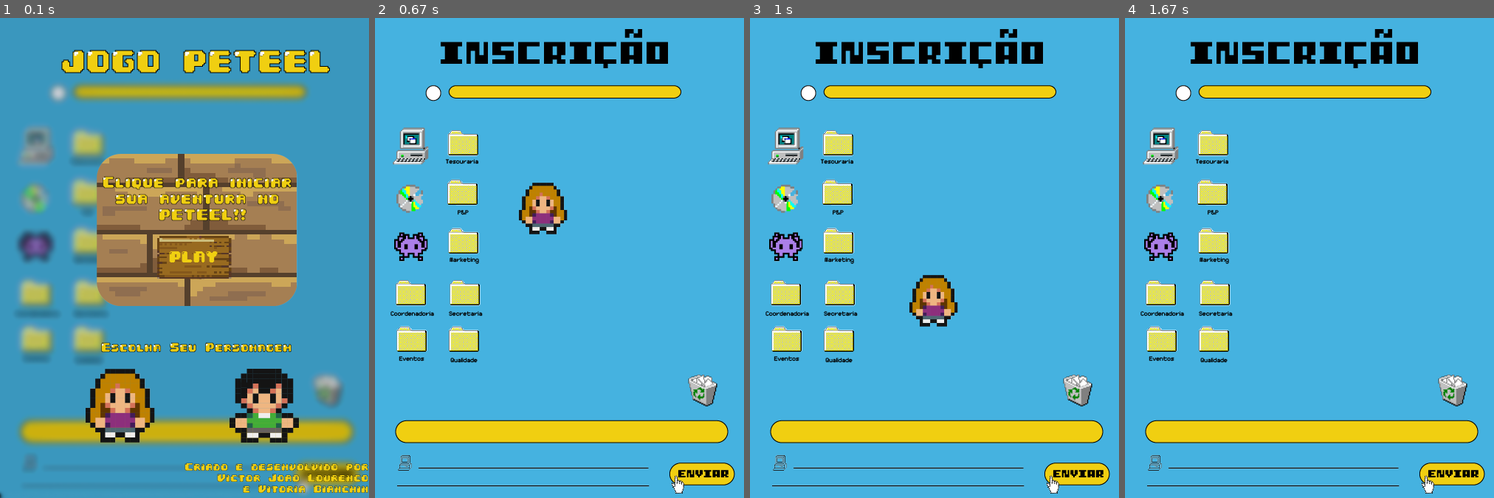
Above: before the commit, frames 1-4 (left to right).
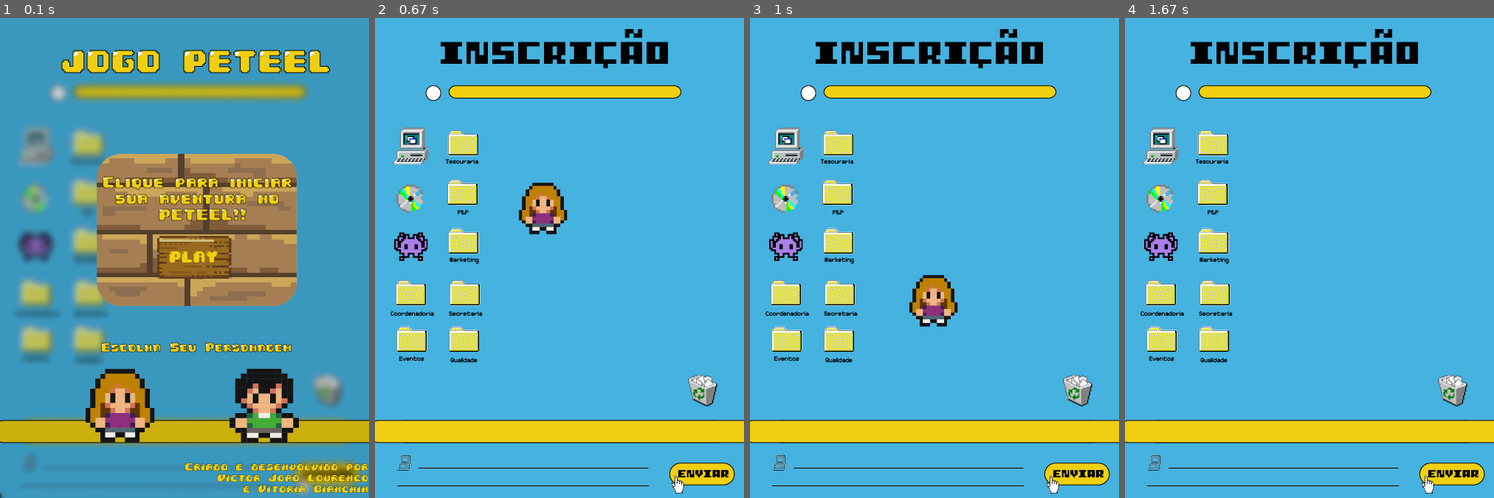
Above: after the commit, the same moments.

Repository: Victor-J-L/JOGO-PETEEL
Game: pygame game, started from primeirafaseteste.py
Two runs of this game, one before a commit and one after it. Both use one fixed random seed, a clock stepped at 60 frames per second and the inputs below.
Inputs (mouse positions are in pixels of both pictures, inside the frame that each line leads up to):
- Up to frame 1 (0.1 s): no input
- Up to frame 2 (0.67 s): click (570, 258) at 0.38 s
- Up to frame 3 (1 s): hold Right from 0.67 s (still down); move the mouse to (919, 277) at 0.7 s
- Up to frame 4 (1.67 s): release Right at 1.13 s; hold Right 1.17-1.63 s

The runs differ from the first frame. In frame 1, 1.8% of the frame differs, in the area x 0-100%, y 83-89%; in frame 2, 1.0%; in frame 3, 1.0%; in frame 4, 1.0%.

Commit message:
com plataforma inicial, sem colisão

Diff:
--- a/primeirafaseteste.py
+++ b/primeirafaseteste.py
@@ -113,15 +113,13 @@
 
 cor_azul = (181,244,253)
 
-'''class Chao(pygame.sprite.Sprite):
+class Chao(pygame.sprite.Sprite):
     def __init__(self, x, y):
         pygame.sprite.Sprite.__init__(self)
-        self.image = pygame.image.load("Imagens/Primeira Fase/iconefinal.png")
-        self.image.fill(cor_azul)
+        self.image = pygame.image.load("Imagens/Primeira Fase/chao.png")
         self.rect = self.image.get_rect()
         self.rect.x = x
-        self.rect.y = y'''
-
+        self.rect.y = y
 
 
 def main():
@@ -132,6 +130,7 @@
     pygame.display.set_caption("Jogo PETEEL")
     relogio = pygame.time.Clock()
     all_sprites = pygame.sprite.Group()
+    chao_sprite = pygame.sprite.Group()
     fundo = pygame.image.load("Imagens/Primeira Fase/fundo123desfocado.png")
 
 
@@ -158,6 +157,8 @@
     bolinha= Bolinha()
     #all_sprites.add(bolinha)
 
+    chao = Chao(-10, 544)
+    chao_sprite.add(chao)
 
 
     sair = False
@@ -217,9 +218,13 @@
 
         personagem.rect.center = personagem.pos
 
+        #colisao
+
+
 
         #Desenhar
         tela.blit(fundo, (0,0))
+        chao_sprite.draw(tela)
         all_sprites.draw(tela)
 
         #Updates
Binary file added: Imagens/Primeira Fase/chao.png
